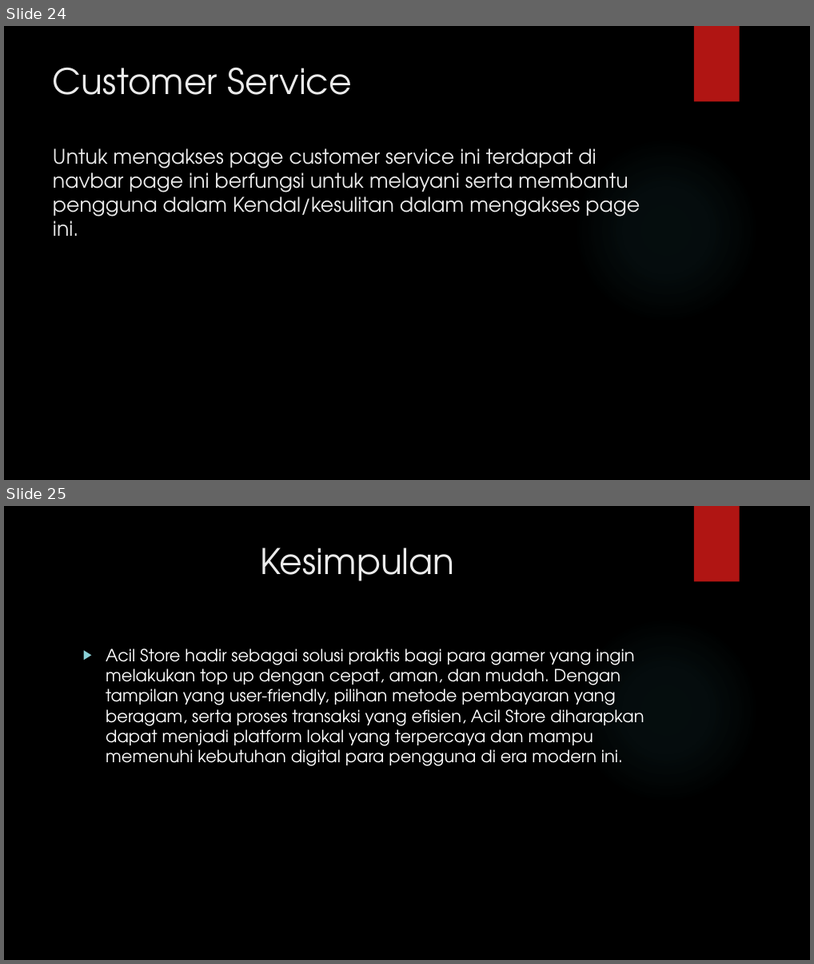
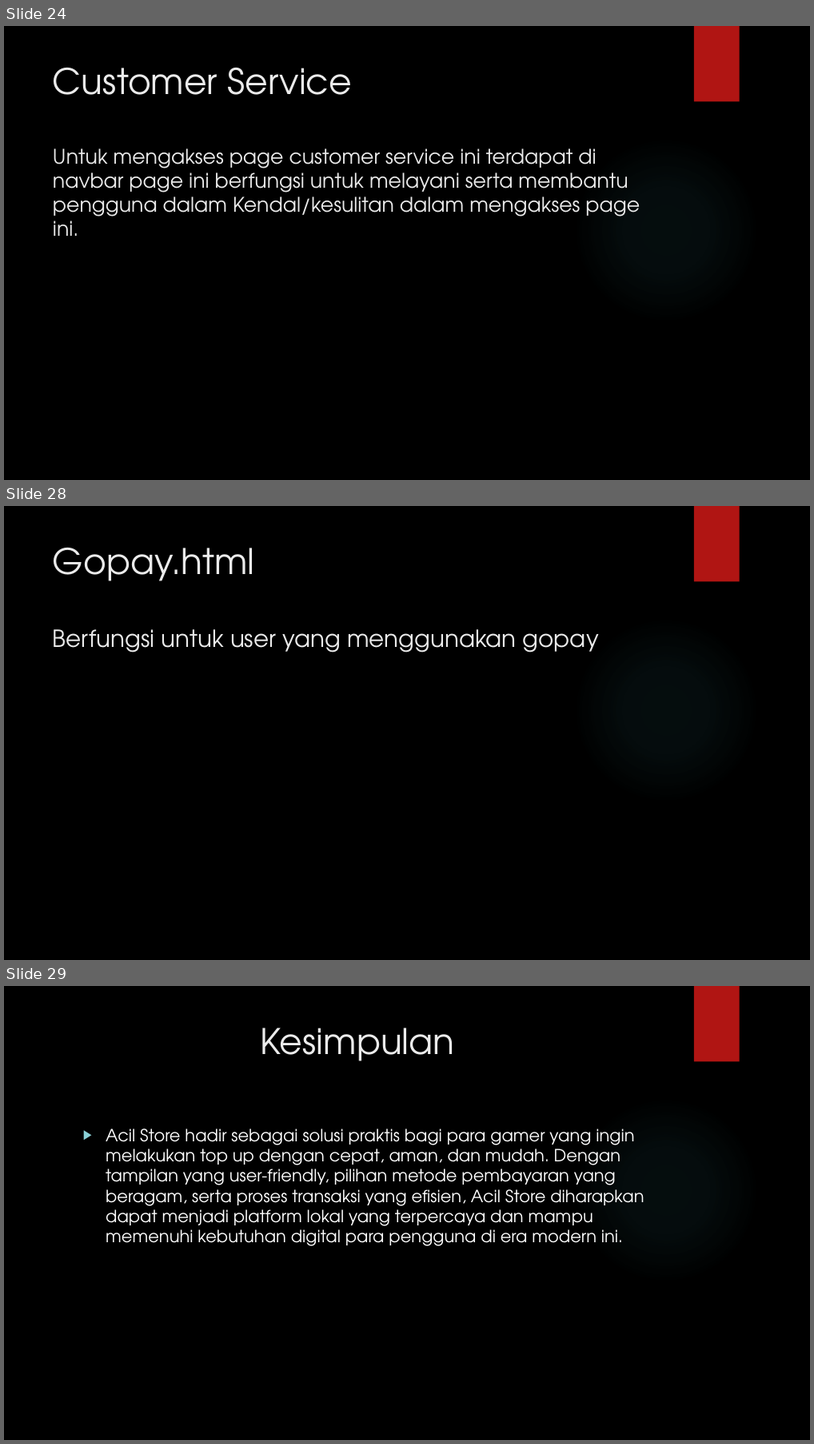
Before and after one commit to pedee13/kelompok3-X-TJKT, a slide deck: laporan ppt/Kelompok 3.pptx. Shown one above the other, each under a label of ours: slides 24 and 25 before the commit, slides 24, 28 and 29 after it; the slides between them are not shown. The pictures are 814x964 and 814x1444 pixels, drawn with LibreOffice and Linux fonts; fonts in the diff are those of the drawing; background and template pictures are left out. Boxes give left, top, right and bottom in pixels: in the first picture for what was removed or moved away, otherwise in the second. Text is boxed around its words. In the diff, an @@ line names an element or a change of style, - is before the commit and + after.

```diff
--- a/laporan ppt/Kelompok 3.pptx
+++ b/laporan ppt/Kelompok 3.pptx
@@ slide 28 added at bbox=[4, 506, 810, 960], background picture (left out); not listed: 2 template elements that a slide beside it also shows @@
@@ title added at bbox=[53, 548, 599, 652], 28 pt, text #EBEBEB @@
+Gopay.html
+Berfungsi untuk user yang menggunakan gopay
@@ what was slide 25 is now slide 29 @@
```
Also in this commit, not shown: 1 slide changed, 3 other slides added, 9 other files.
